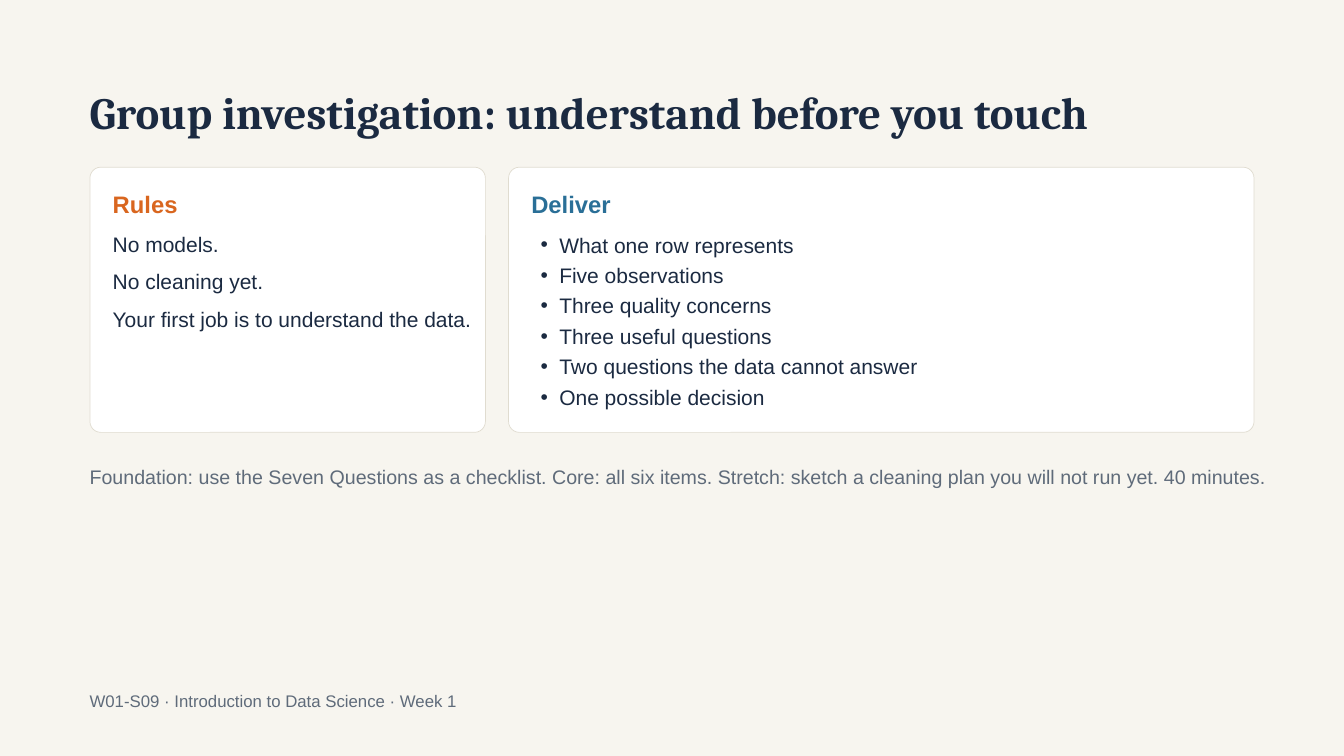
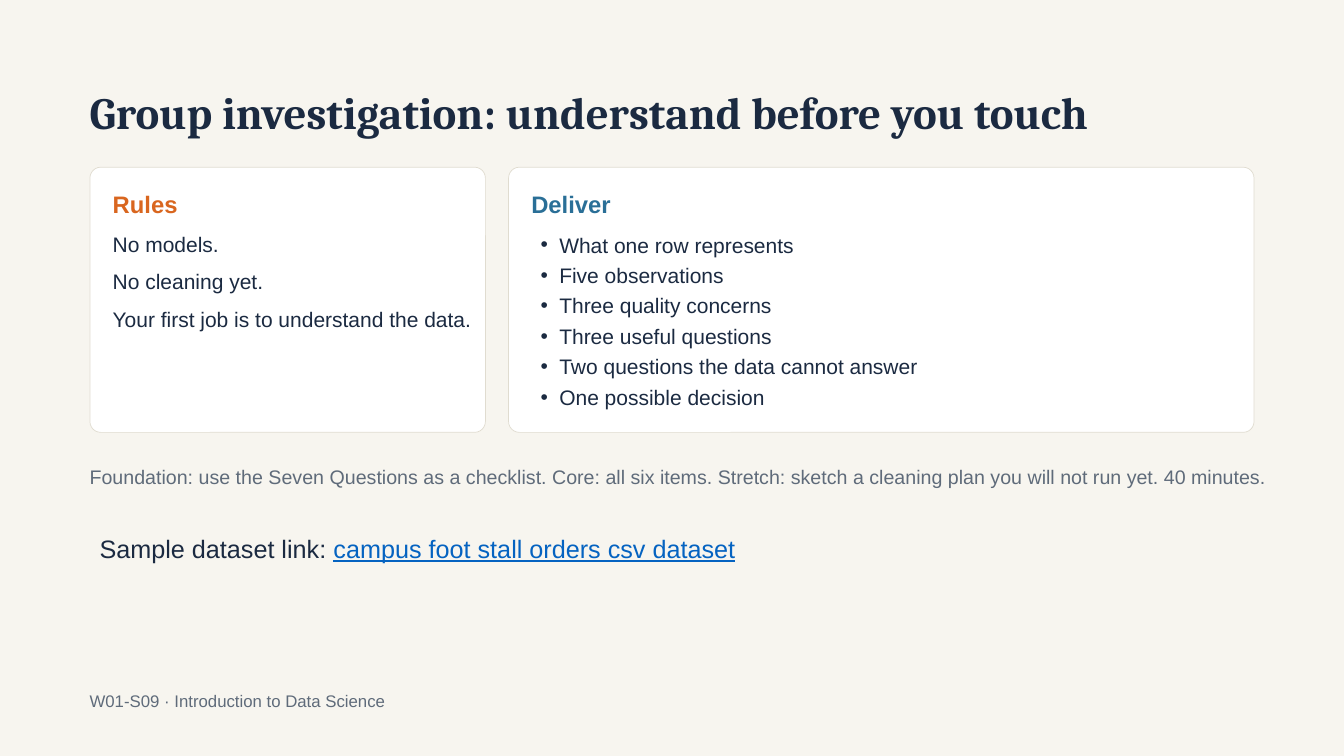
Before and after one commit to a6dulrauf/introduction-to-data-science-fall26, a slide deck: slide 9 of week 1/Intro to Data Science — Week 1 What Is Data Science.pptx. Drawn at 1344x756 pixels with LibreOffice and Linux fonts; fonts in the diff are those of the drawing. Boxes give left, top, right and bottom in pixels: in the first picture for what was removed or moved away, otherwise in the second. Text is boxed around its words. In the diff, an @@ line names an element or a change of style, - is before the commit and + after.

```diff
--- a/week 1/Intro to Data Science — Week 1 What Is Data Science.pptx
+++ b/week 1/Intro to Data Science — Week 1 What Is Data Science.pptx
@@ text added at (100,539,736,564), 18 pt, text #0563C1, underline @@
+Sample dataset link: campus foot stall orders csv dataset
@@ text at (90,695,385,707): text changed @@
-W01-S09 · Introduction to Data Science · Week 1
+W01-S09 · Introduction to Data Science
```
Also in this commit, not shown: 11 other slides changed, 2 other files.
